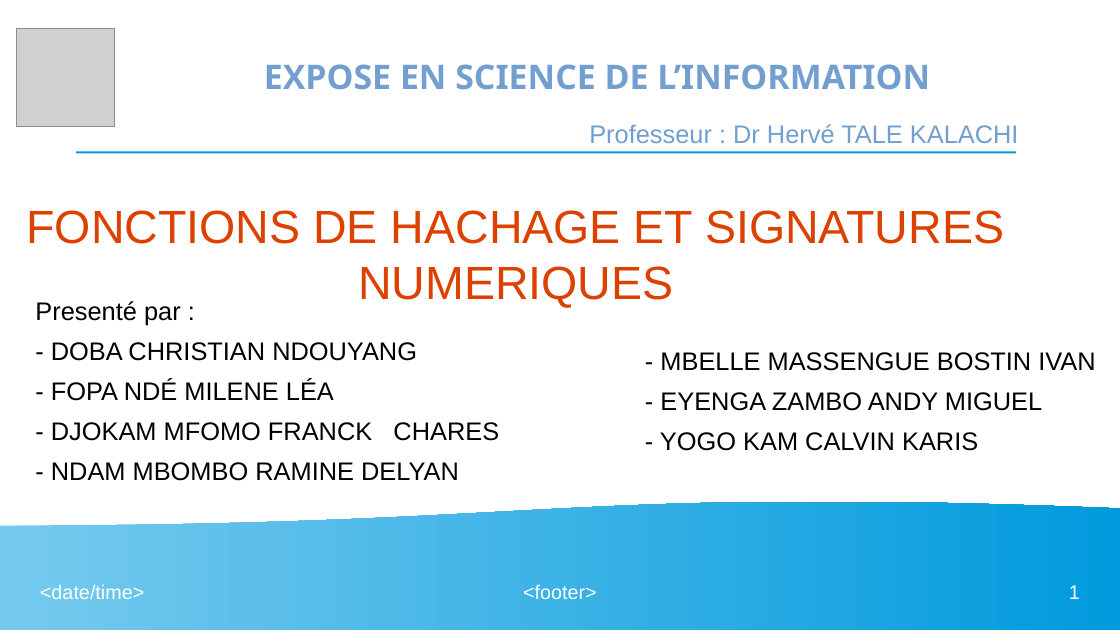
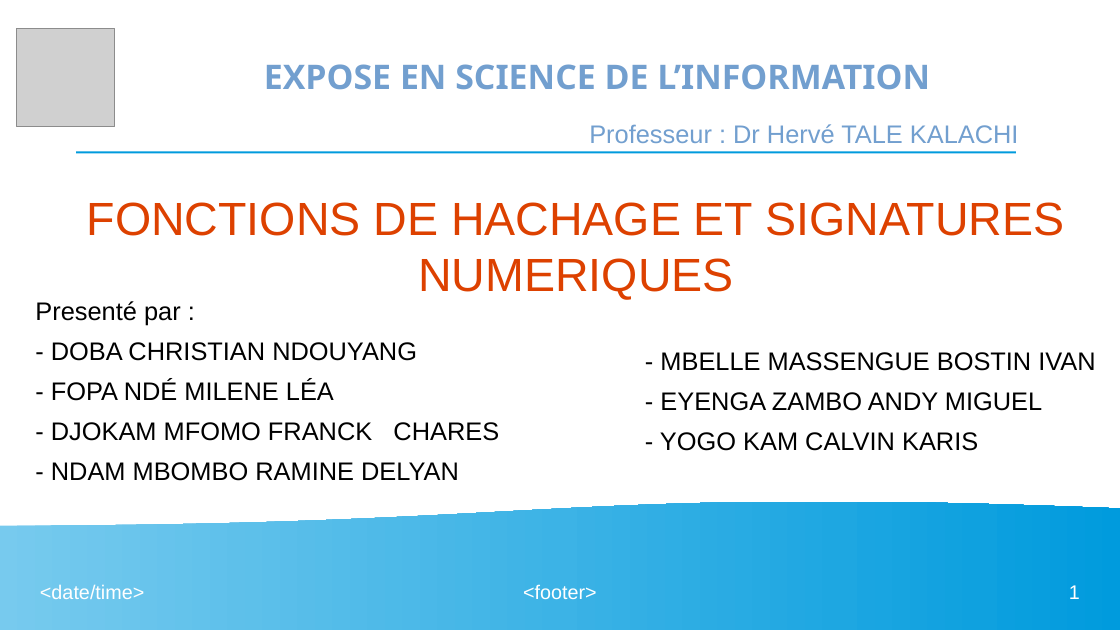
Before and after one commit to ChrisDrMW/Expose_SI_3GIS1, a slide deck: slide 1 of Livrables/P-02/doc de presentation.odp. Drawn at 1120x630 pixels with LibreOffice and Linux fonts; fonts in the diff are those of the drawing; grey boxes stand for pictures. Boxes give left, top, right and bottom in pixels: in the first picture for what was removed or moved away, otherwise in the second. Text is boxed around its words. In the diff, an @@ line names an element or a change of style, - is before the commit and + after.

```diff
--- a/Livrables/P-02/doc de presentation.odp
+++ b/Livrables/P-02/doc de presentation.odp
@@ title "FONCTIONS DE HACHAGE ET SIGNATURES ...": place and size @@
-title "FONCTIONS DE HACHAGE ET SIGNATURES ..." at box(27, 210, 1004, 308)
+title "FONCTIONS DE HACHAGE ET SIGNATURES ..." at box(87, 202, 1064, 300)
```
Also in this commit, not shown: 2 slides added, 1 slide removed, 6 other files.
